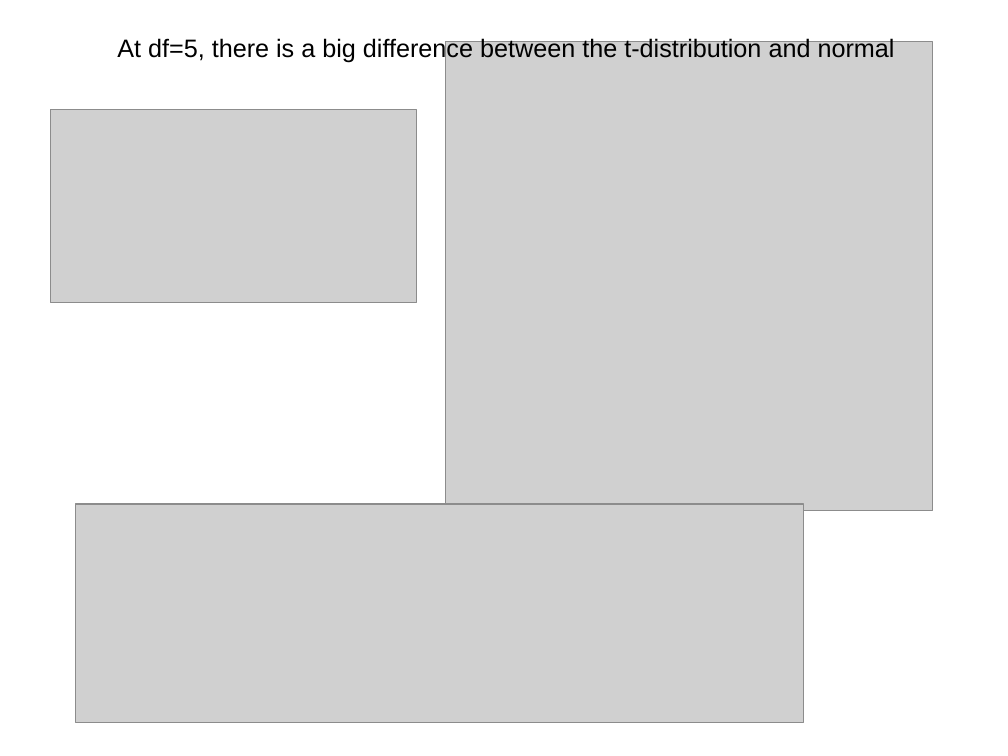
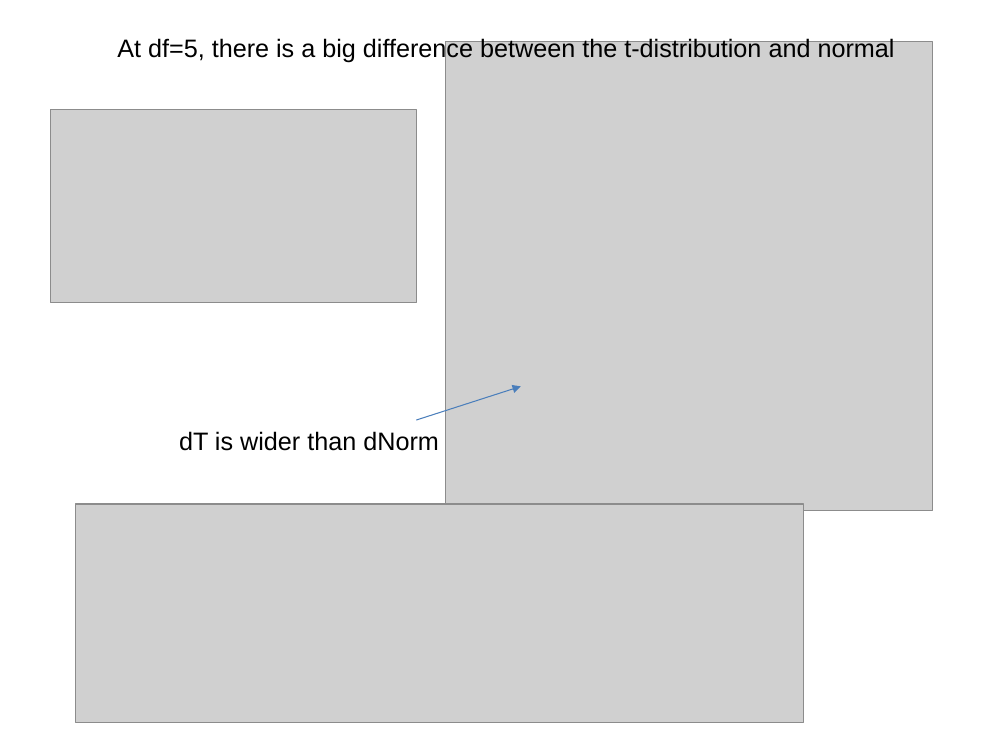
Before and after one commit to afodor/afodor.github.io, a slide deck: slide 46 of classes/stats2016/Lecture13.ppt (slide 44 before the commit). Drawn at 1008x756 pixels with LibreOffice and Linux fonts; fonts in the diff are those of the drawing; grey boxes stand for pictures. Boxes give left, top, right and bottom in pixels: in the first picture for what was removed or moved away, otherwise in the second. Text is boxed around its words. In the diff, an @@ line names an element or a change of style, - is before the commit and + after.

```diff
--- a/classes/stats2016/Lecture13.ppt
+++ b/classes/stats2016/Lecture13.ppt
@@ arrow added from (416, 420) to (521, 386), #4A7EBB 0.74 pt @@
@@ text added at box(179, 431, 439, 451), 18 pt, text #000000 @@
+dT is wider than dNorm
```
Also in this commit, not shown: 3 other slides changed, 2 slides added, 1 other file.
